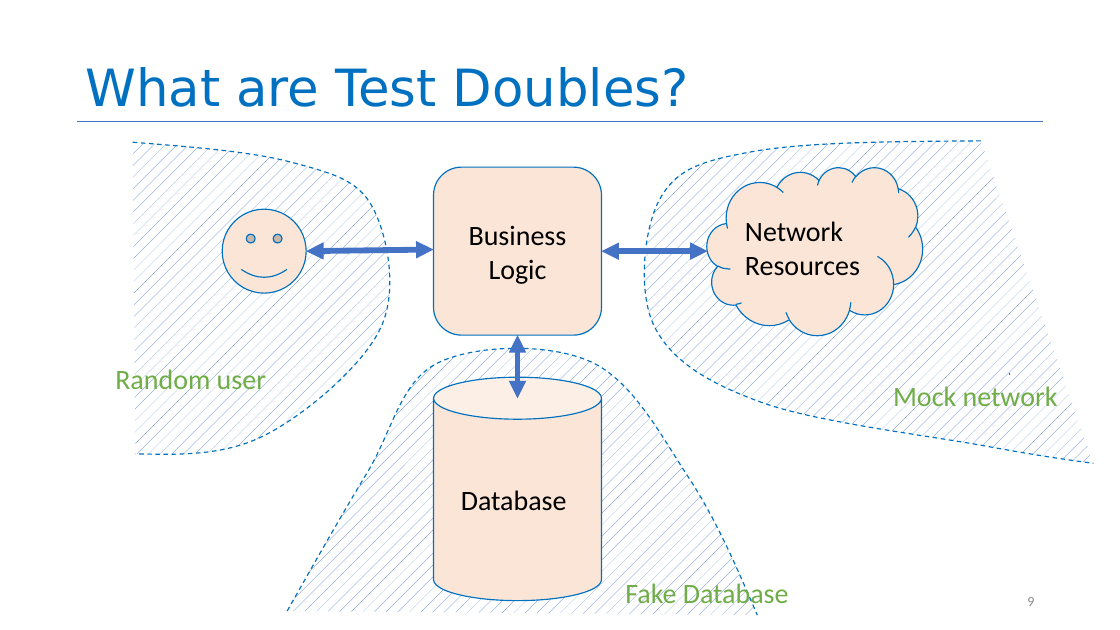
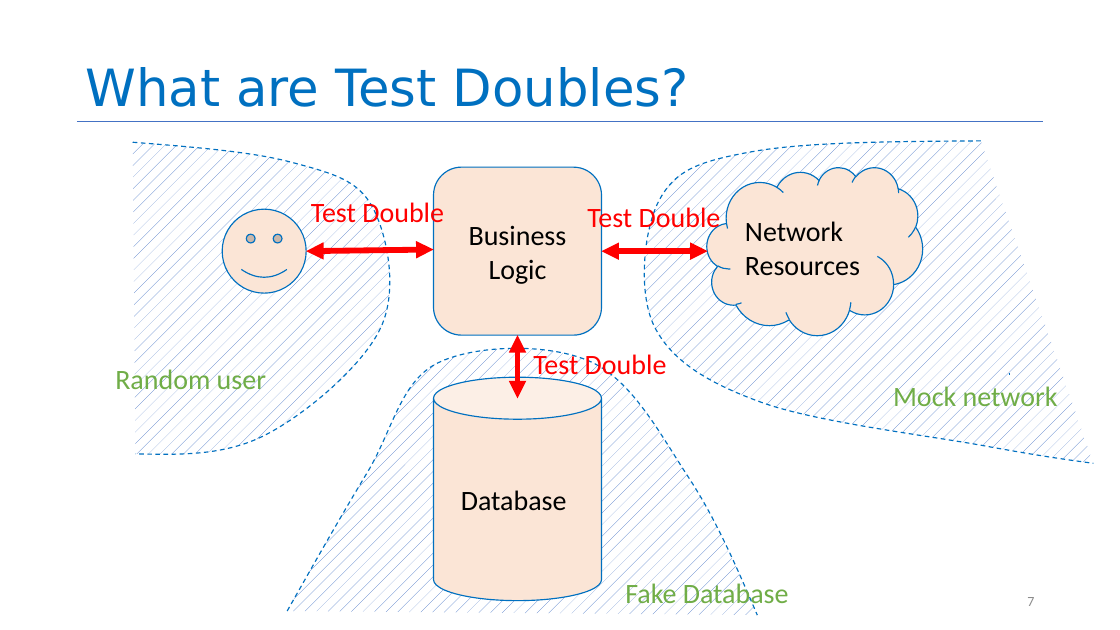
Before and after one commit to neu-se/CS4530-Spring-2022, a slide deck: slide 7 of Slides/Lesson 5.3 Testing Systems.pptx (slide 9 before the commit). Drawn at 1120x630 pixels with LibreOffice and Linux fonts; fonts in the diff are those of the drawing. Boxes give left, top, right and bottom in pixels: in the first picture for what was removed or moved away, otherwise in the second. Text is boxed around its words. In the diff, an @@ line names an element or a change of style, - is before the commit and + after.

```diff
--- a/Slides/Lesson 5.3 Testing Systems.pptx
+++ b/Slides/Lesson 5.3 Testing Systems.pptx
@@ text added at (311, 199, 444, 229), 24 pt, text #FF0000 @@
+Test Double
@@ text added at (587, 204, 721, 234), 24 pt, text #FF0000 @@
+Test Double
@@ double arrow (307, 251) - (434, 250): stroke #4472C4 5 pt to #FF0000 5 pt @@
@@ double arrow (602, 251) - (707, 251): stroke #4472C4 5 pt to #FF0000 5 pt @@
@@ double arrow (518, 335) - (518, 398): stroke #4472C4 5 pt to #FF0000 5 pt @@
@@ text added at (533, 351, 667, 381), 24 pt, text #FF0000 @@
+Test Double
@@ page number at (1027, 597, 1034, 606): text changed @@
-9
+7
```
Also in this commit, not shown: 1 other slide changed, 2 slides removed.
